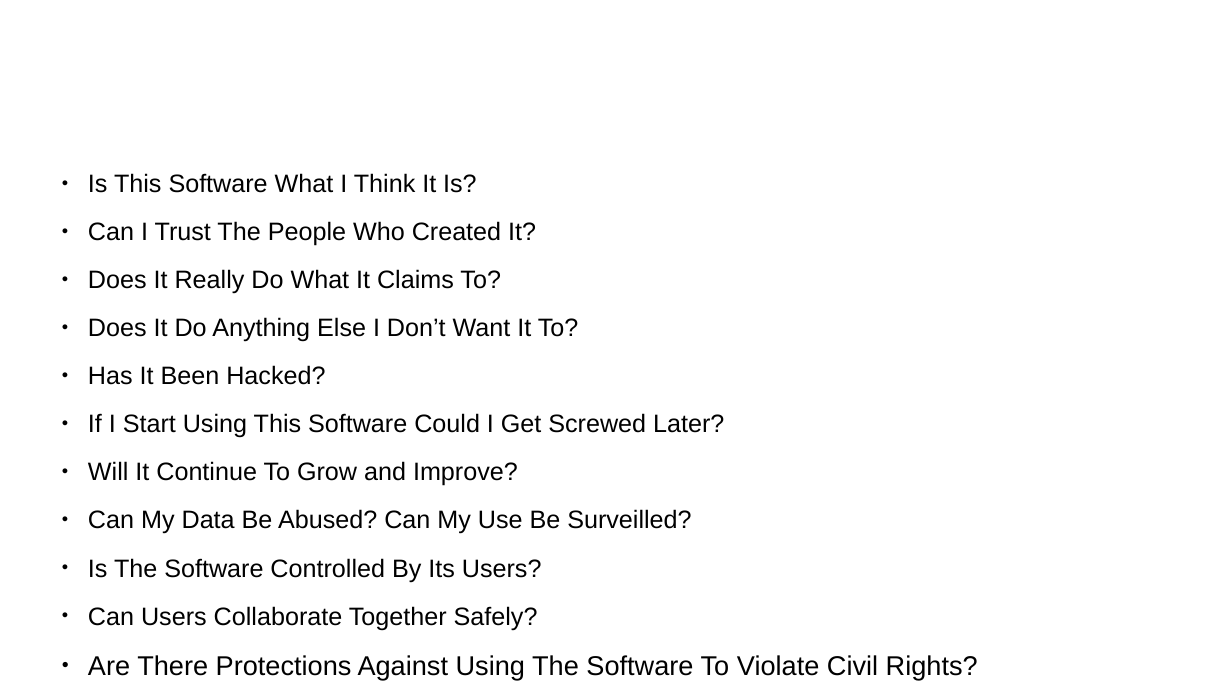
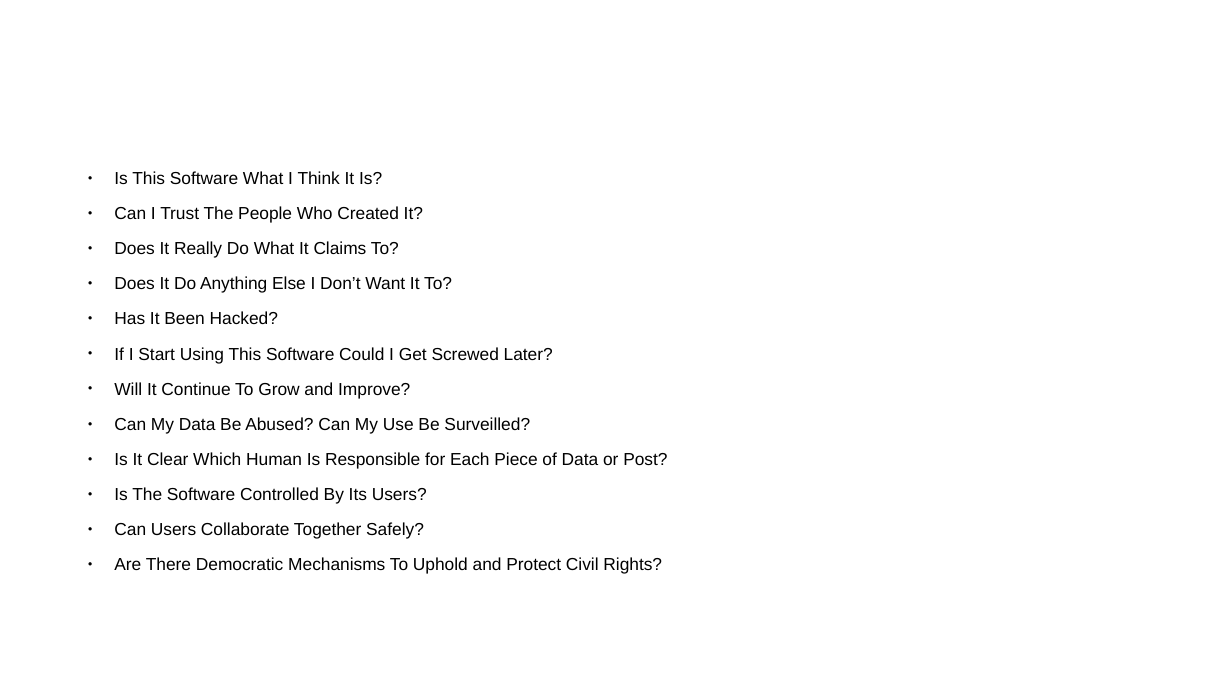
Before and after one commit to 2gatherproject/2gather-project-documentation, a slide deck: slide 2 of can_i_trust_this_software.odp. Drawn at 1232x693 pixels with LibreOffice and Linux fonts; fonts in the diff are those of the drawing; background and template pictures are left out. Boxes give left, top, right and bottom in pixels: in the first picture for what was removed or moved away, otherwise in the second. Text is boxed around its words. In the diff, an @@ line names an element or a change of style, - is before the commit and + after.

Commit message:
Updates to Can I Trust This Software

```diff
--- a/can_i_trust_this_software.odp
+++ b/can_i_trust_this_software.odp
@@ text at box(114, 171, 553, 539): size 16.2 to 11.2 pt in "Is This Software What I Think It ...", "Can I Trust The People Who Created ...", "Does It Really Do What It Claims ...", "Does It Do Anything Else I Don’t ..." and 6 more places; list level 1 to 2 in "Is This Software What I ..."; list level 1 to 2 in "Can I Trust The People ..."; list level 1 to 2 in "Does It Really Do What ..."; list level 1 to 2 in "Does It Do Anything Else ..."; list level 1 to 2 in "Has It Been Hacked?"; list level 1 to 2 in "If I Start Using This ..."; list level 1 to 2 in "Will It Continue To Grow ..."; list level 1 to 2 in "Can My Data Be Abused? ..."; list level 1 to 2 in "Is The Software Controlled By ..."; list level 1 to 2 in "Can Users Collaborate Together Safely?" @@
@@ text at box(114, 452, 667, 469): paragraph added @@
+  ● Is It Clear Which Human Is Responsible for Each Piece of Data or Post?
@@ text at box(114, 557, 662, 574): text changed; size 17.5 to 11.2 pt @@
-● Are There Protections Against Using The Software To Violate Civil Rights?
+  ● Are There Democratic Mechanisms To Uphold and Protect Civil Rights?
```
Also in this commit, not shown: 2 other slides changed, 2 slides added.
